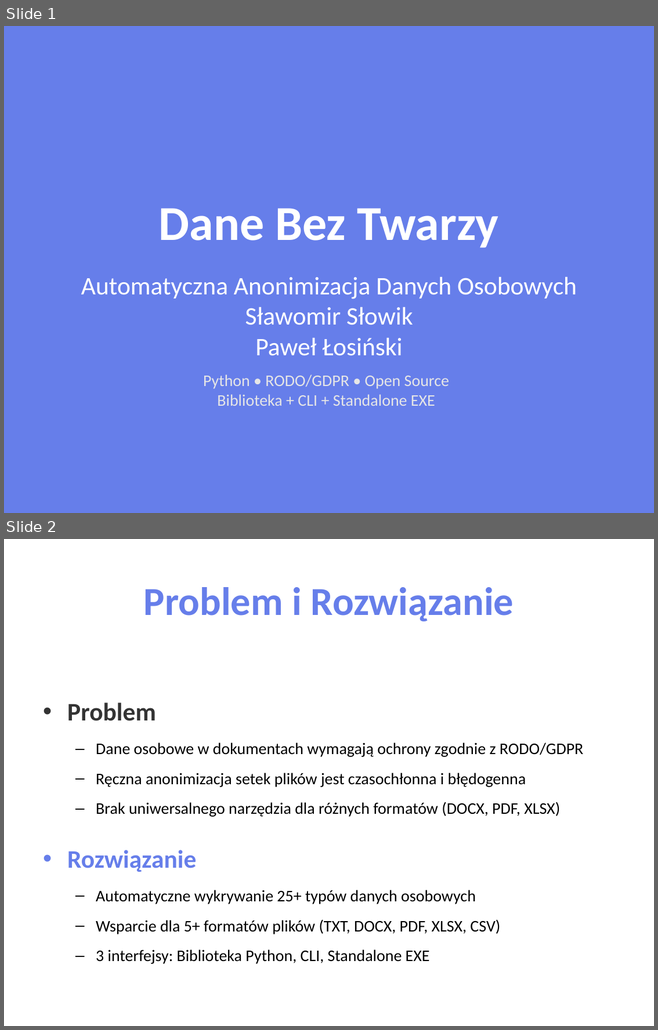
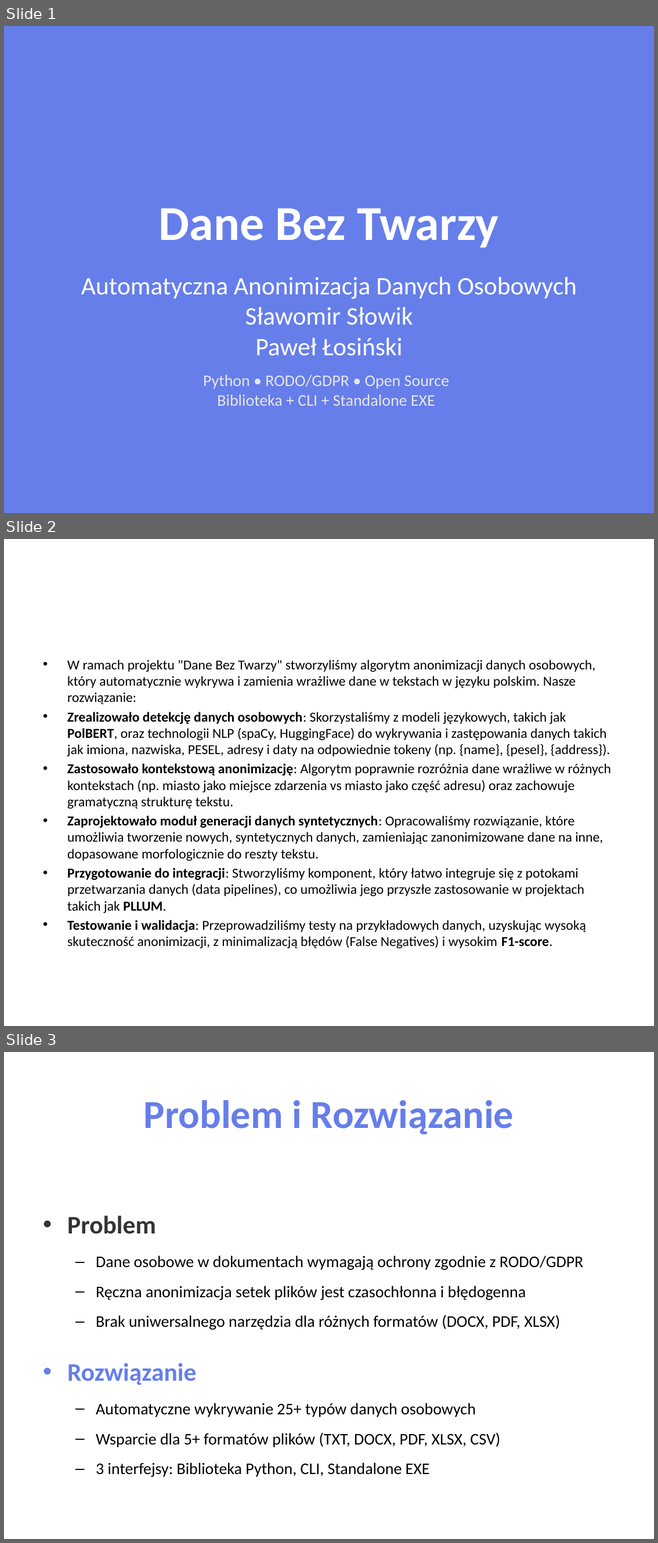
Before and after one commit to slawomirslowik/DaneBezTwarzy, a slide deck: DaneBezTwarzy_Prezentacja.pptx. Shown one above the other, each under a label of ours: slides 1 and 2 before the commit, slides 1, 2 and 3 after it. The pictures are 658x1030 and 658x1543 pixels, drawn with LibreOffice and Linux fonts; fonts in the diff are those of the drawing. Boxes give left, top, right and bottom in pixels: in the first picture for what was removed or moved away, otherwise in the second. Text is boxed around its words. In the diff, an @@ line names an element or a change of style, - is before the commit and + after.

Commit message:
pptx

```diff
--- a/DaneBezTwarzy_Prezentacja.pptx
+++ b/DaneBezTwarzy_Prezentacja.pptx
@@ slide 2 added at <box>4,539,654,1026</box>, background #FFFFFF @@
@@ text added at <box>67,660,611,948</box>, 15.2 pt, text #000000 @@
+• W ramach projektu "Dane Bez Twarzy" stworzyliśmy algorytm anonimizacji danych osobowych, który automatycznie wykrywa i zamienia wrażliwe dane w tekstach w języku polskim. Nasze rozwiązanie:
+• Zrealizowało detekcję danych osobowych: Skorzystaliśmy z modeli językowych, takich jak PolBERT, oraz technologii NLP (spaCy, HuggingFace) do wykrywania i zastępowania danych takich jak imiona, nazwiska, PESEL, adresy i daty na odpowiednie tokeny (np. {name}, {pesel}, {address}).
+• Zastosowało kontekstową anonimizację: Algorytm poprawnie rozróżnia dane wrażliwe w różnych kontekstach (np. miasto jako miejsce zdarzenia vs miasto jako część adresu) oraz zachowuje gramatyczną strukturę tekstu.
+• Zaprojektowało moduł generacji danych syntetycznych: Opracowaliśmy rozwiązanie, które umożliwia tworzenie nowych, syntetycznych danych, zamieniając zanonimizowane dane na inne, dopasowane morfologicznie do reszty tekstu.
+• Przygotowanie do integracji: Stworzyliśmy komponent, który łatwo integruje się z potokami przetwarzania danych (data pipelines), co umożliwia jego przyszłe zastosowanie w projektach takich jak PLLUM.
+• Testowanie i walidacja: Przeprowadziliśmy testy na przykładowych danych, uzyskując wysoką skuteczność anonimizacji, z minimalizacją błędów (False Negatives) i wysokim F1-score.
@@ what was slide 2 is now slide 3 @@
```
Also in this commit, not shown: 1 other slide added.
